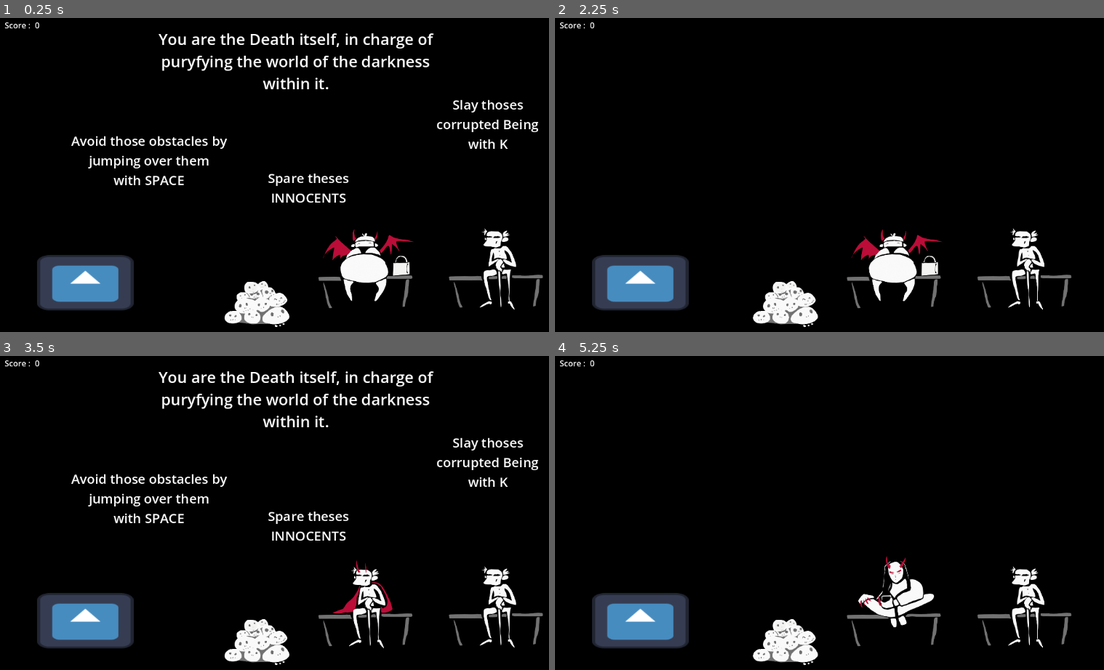
Above: before the commit, frames 1-4 (two rows, left to right).
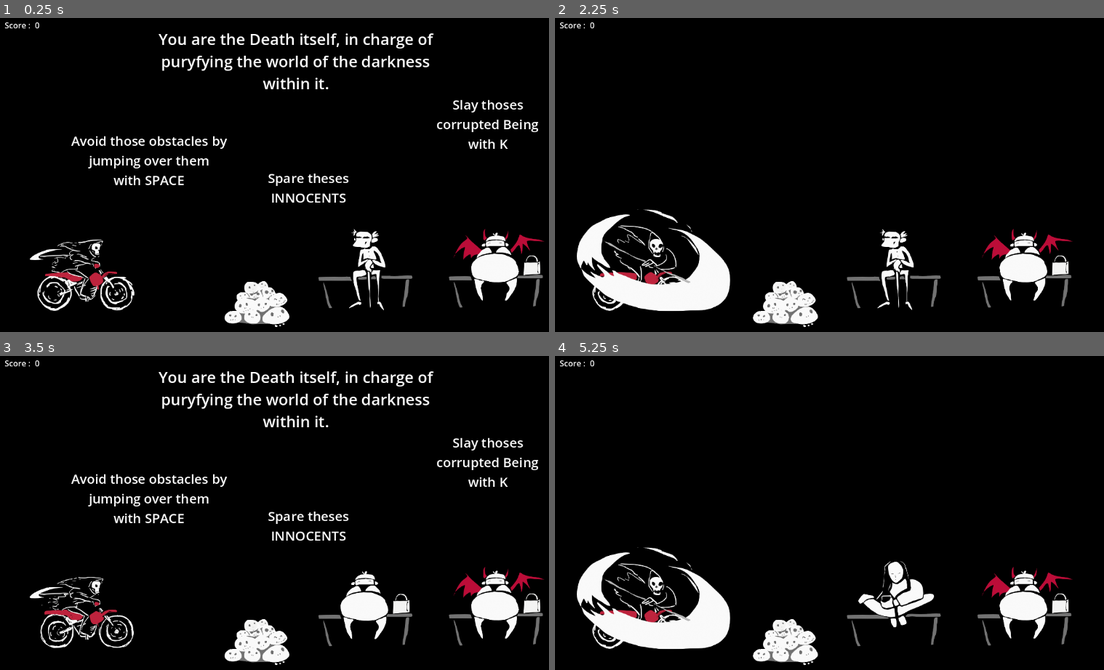
Above: after the commit, the same moments.

Repository: Guillemain/trijam
Game: Godot game, scene res://main.tscn
The game is run twice, just before and just after one commit, with the same random seed, the same clock (stepped at 60 frames per second) and the same inputs. The engine's default icon, where the game draws it, is replaced by a stand-in: a white triangle on a blue panel in a dark square.
Inputs (mouse positions are in pixels of both pictures, inside the frame that each line leads up to):
- Up to frame 1 (0.25 s): no input
- Up to frame 2 (2.25 s): move the mouse to (972, 156) at 0.52 s; press the mouse at (972, 156) at 0.53 s; tap Space (jump) at 0.77 s; release the mouse at (972, 156) at 1.25 s; click "Try Again !" at 1.25 s; move the mouse to (725, 187) at 2.02 s; click (725, 187) at 2.1 s
- Up to frame 3 (3.5 s): tap Space (jump) at 2.27 s; click "Try Again !" at 2.75 s
- Up to frame 4 (5.25 s): move the mouse to (900, 437) at 3.52 s; press the mouse at (900, 437) at 3.53 s; release the mouse at (900, 437) at 4.25 s; click "Try Again !" at 4.25 s; move the mouse to (813, 575) at 5.02 s; click (813, 575) at 5.1 s

The runs differ from the first frame. In frame 1, 6.1% of the frame differs, in the area x 5-100%, y 66-94%; in frame 2, 8.1%, in the area x 3-95%, y 60-94%; in frame 3, 5.9%; in frame 4, 6.8%.

Commit message:
Add death player

Diff:
--- a/trijam-255/Mort/mort_o_cycle.tscn
+++ b/trijam-255/Mort/mort_o_cycle.tscn
@@ -1,8 +1,9 @@
-[gd_scene load_steps=6 format=3 uid="uid://3qi8m1jqrino"]
+[gd_scene load_steps=7 format=3 uid="uid://3qi8m1jqrino"]
 
 [ext_resource type="Texture2D" uid="uid://bd38e2ar0j8jt" path="res://icon.svg" id="1_vru3r"]
 [ext_resource type="Script" path="res://Mort/mort_o_cycle.gd" id="1_x7gfg"]
 [ext_resource type="Script" path="res://Mort/ScytheArea.gd" id="3_6c2rx"]
+[ext_resource type="PackedScene" uid="uid://cdq0ql7bgtbmq" path="res://Mort/mort_rendere.tscn" id="4_ly27x"]
 
 [sub_resource type="RectangleShape2D" id="RectangleShape2D_jgv20"]
 size = Vector2(190, 107)
@@ -23,6 +24,7 @@
 shape = SubResource("RectangleShape2D_jgv20")
 
 [node name="Sprite2D" type="Sprite2D" parent="."]
+visible = false
 scale = Vector2(1.49414, 0.854874)
 texture = ExtResource("1_vru3r")
 
@@ -39,4 +41,9 @@
 shape = SubResource("RectangleShape2D_33n8q")
 debug_color = Color(0.980392, 0, 0.368627, 0.419608)
 
+[node name="MortRendere" parent="." instance=ExtResource("4_ly27x")]
+position = Vector2(-10, -85)
+scale = Vector2(0.539273, 0.539273)
+
+[connection signal="startAttack" from="." to="MortRendere" method="_on_mortocycle_start_attack"]
 [connection signal="timeout" from="AttackDuration" to="." method="_on_attack_duration_timeout"]
--- /dev/null
+++ b/trijam-255/Mort/mort_rendere.gd
@@ -0,0 +1,16 @@
+extends Node2D
+
+
+# Called when the node enters the scene tree for the first time.
+func _ready():
+		$AnimatedSprite2D.play("default")
+
+func _on_mortocycle_start_attack():
+	print("attahuahduilzd")
+	$AnimatedSprite2D.play("ark")
+
+
+
+func _on_animated_sprite_2d_animation_finished():
+	if ($AnimatedSprite2D as AnimatedSprite2D).animation == "ark":
+		$AnimatedSprite2D.play("default")
--- /dev/null
+++ b/trijam-255/Mort/mort_rendere.tscn
@@ -0,0 +1,108 @@
+[gd_scene load_steps=17 format=3 uid="uid://cdq0ql7bgtbmq"]
+
+[ext_resource type="Texture2D" uid="uid://bs4cb0hbfaxiu" path="res://Mort/frames/Framemort0007.png" id="1_8b6b0"]
+[ext_resource type="Script" path="res://Mort/mort_rendere.gd" id="1_dyue6"]
+[ext_resource type="Texture2D" uid="uid://clxgy71wv6m80" path="res://Mort/frames/Framemort0008.png" id="2_4cqwy"]
+[ext_resource type="Texture2D" uid="uid://4wcbfnns4j0g" path="res://Mort/frames/Framemort0009.png" id="3_x7tjb"]
+[ext_resource type="Texture2D" uid="uid://dt4rkab2p104r" path="res://Mort/frames/Framemort0010.png" id="4_qj5kp"]
+[ext_resource type="Texture2D" uid="uid://bj48qrskimdbr" path="res://Mort/frames/Framemort0011.png" id="5_hhngf"]
+[ext_resource type="Texture2D" uid="uid://b5dc1oclpdc01" path="res://Mort/frames/Framemort0012.png" id="6_4ra01"]
+[ext_resource type="Texture2D" uid="uid://dey6lmwvse462" path="res://Mort/frames/Framemort0013.png" id="7_half7"]
+[ext_resource type="Texture2D" uid="uid://dprp11mebpx1d" path="res://Mort/frames/Framemort0014.png" id="8_jb5un"]
+[ext_resource type="Texture2D" uid="uid://b738frct0slof" path="res://Mort/frames/Framemort0001.png" id="9_ummfl"]
+[ext_resource type="Texture2D" uid="uid://b5p0to0klbkeg" path="res://Mort/frames/Framemort0002.png" id="10_yr83s"]
+[ext_resource type="Texture2D" uid="uid://xjelv0v0ngm1" path="res://Mort/frames/Framemort0003.png" id="11_phiuk"]
+[ext_resource type="Texture2D" uid="uid://djnp7kcfxi8tf" path="res://Mort/frames/Framemort0004.png" id="12_xhctw"]
+[ext_resource type="Texture2D" uid="uid://byqxlthplnu58" path="res://Mort/frames/Framemort0005.png" id="13_oqix7"]
+[ext_resource type="Texture2D" uid="uid://bx67uu5xivst6" path="res://Mort/frames/Framemort0006.png" id="14_2ohha"]
+
+[sub_resource type="SpriteFrames" id="SpriteFrames_itmy8"]
+animations = [{
+"frames": [{
+"duration": 1.0,
+"texture": ExtResource("1_8b6b0")
+}, {
+"duration": 1.0,
+"texture": ExtResource("2_4cqwy")
+}, {
+"duration": 1.0,
+"texture": ExtResource("3_x7tjb")
+}, {
+"duration": 1.0,
+"texture": ExtResource("4_qj5kp")
+}, {
+"duration": 1.0,
+"texture": ExtResource("5_hhngf")
+}, {
+"duration": 1.0,
+"texture": ExtResource("6_4ra01")
+}, {
+"duration": 1.0,
+"texture": ExtResource("7_half7")
+}, {
+"duration": 1.0,
+"texture": ExtResource("8_jb5un")
+}],
+"loop": false,
+"name": &"Attaque",
+"speed": 20.0
+}, {
+"frames": [{
+"duration": 1.0,
+"texture": ExtResource("1_8b6b0")
+}, {
+"duration": 1.0,
+"texture": ExtResource("2_4cqwy")
+}, {
+"duration": 1.0,
+"texture": ExtResource("3_x7tjb")
+}, {
+"duration": 1.0,
+"texture": ExtResource("4_qj5kp")
+}, {
+"duration": 1.0,
+"texture": ExtResource("5_hhngf")
+}, {
+"duration": 1.0,
+"texture": ExtResource("6_4ra01")
+}, {
+"duration": 1.0,
+"texture": ExtResource("7_half7")
+}, {
+"duration": 1.0,
+"texture": ExtResource("8_jb5un")
+}],
+"loop": false,
+"name": &"ark",
+"speed": 20.0
+}, {
+"frames": [{
+"duration": 1.0,
+"texture": ExtResource("9_ummfl")
+}, {
+"duration": 1.0,
+"texture": ExtResource("10_yr83s")
+}, {
+"duration": 1.0,
+"texture": ExtResource("11_phiuk")
+}, {
+"duration": 1.0,
+"texture": ExtResource("12_xhctw")
+}, {
+"duration": 1.0,
+"texture": ExtResource("13_oqix7")
+}, {
+"duration": 1.0,
+"texture": ExtResource("14_2ohha")
+}],
+"loop": true,
+"name": &"default",
+"speed": 20.0
+}]
+
+[node name="MortRendere" type="Node2D"]
+script = ExtResource("1_dyue6")
+
+[node name="AnimatedSprite2D" type="AnimatedSprite2D" parent="."]
+sprite_frames = SubResource("SpriteFrames_itmy8")
+animation = &"ark"
--- a/trijam-255/Peon/pen_render.gd
+++ b/trijam-255/Peon/pen_render.gd
@@ -6,7 +6,7 @@
 
 # Called when the node enters the scene tree for the first time.
 func _ready():
-	mechant = get_parent().peonType == 1
+	mechant = get_parent().peonType == 0
 
 	if(mechant):
 		$AnimatedSprite2D.animation = "mechant"
Binary file added: trijam-255/Mort/frames/Framemort0001.png
Not shown, added: trijam-255/Mort/frames/Framemort0001.png.import
Binary file added: trijam-255/Mort/frames/Framemort0002.png
Not shown, added: trijam-255/Mort/frames/Framemort0002.png.import
Binary file added: trijam-255/Mort/frames/Framemort0003.png
Not shown, added: trijam-255/Mort/frames/Framemort0003.png.import
Binary file added: trijam-255/Mort/frames/Framemort0004.png
Not shown, added: trijam-255/Mort/frames/Framemort0004.png.import
Binary file added: trijam-255/Mort/frames/Framemort0005.png
Not shown, added: trijam-255/Mort/frames/Framemort0005.png.import
Binary file added: trijam-255/Mort/frames/Framemort0006.png
Not shown, added: trijam-255/Mort/frames/Framemort0006.png.import
(and 16 more such lines)
